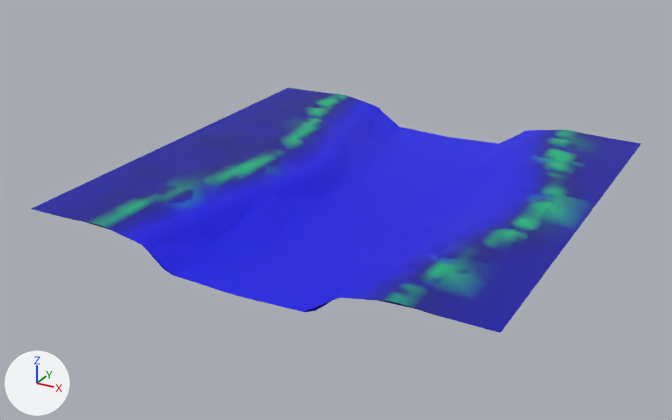
One commit to the glTF model assets/environments/kits/brine_shoals/channel_straight_a.glb: the scene before it, then after it.
The view is the same before and after, from a 50 mm lens placed at (21.1, -41.3, 18.2), pointed at (-1.0, -1.1, -1.9). The lights are fixed; the arrows at lower left show +X, +Y and +Z. The first picture is the older version.

The older version as bpy lines, for what is in view:
```python
me_channel_straight_a = bpy.data.meshes.new('channel_straight_a')
me_channel_straight_a.from_pydata(...)  # 2401 vertices, 4608 faces; spans x -12.0..12.0, y -12.0..12.0, z -1.6..0.2
me_channel_straight_a.materials.append(mat_bs_mud)
me_channel_straight_a_lod1 = bpy.data.meshes.new('channel_straight_a-lod1')
me_channel_straight_a_lod1.from_pydata(...)  # 225 vertices, 392 faces; spans x -12.0..12.0, y -12.0..12.0, z -1.6..0.2
me_channel_straight_a_lod1.materials.append(mat_bs_mud)
ob_channel_straight_a = bpy.data.objects.new('channel_straight_a', me_channel_straight_a)
ob_channel_straight_a.location = (0.0, 0.0, 0.0)
ob_channel_straight_a_lod1 = bpy.data.objects.new('channel_straight_a-lod1', me_channel_straight_a_lod1)
ob_channel_straight_a_lod1.location = (0.0, 0.0, 0.0)
```
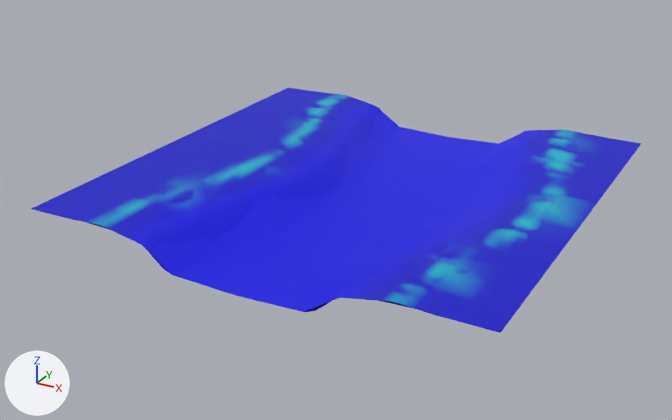
Boxes (x1, y1, x2, y2) around the edits, measured in the pictures (672 x 420 px):
part 1 of me_channel_straight_a, recoloured
    both: (40, 93, 619, 329)
part 2 of me_channel_straight_a, recoloured
    both: (85, 94, 581, 308)
part 3 of me_channel_straight_a_lod1, recoloured
    both: (31, 88, 641, 333)

What the commit changed:
me_channel_straight_a has 2401 vertices, 4608 faces and spans x -12.0..12.0, y -12.0..12.0, z -1.6..0.2.
me_channel_straight_a is used by ob_channel_straight_a; location (0.0, 0.0, 0.0).
me_channel_straight_a part 1: 1802 faces centred in x -11.8..11.8, y -11.8..11.8, z -0.2..0.1 are repainted in the vertex colours; the middle colour goes from blue #0000af to blue #0000e1.
me_channel_straight_a part 2: 445 faces centred in x -8.3..10.8, y -11.8..11.8, z 0.0..0.1 are repainted in the vertex colours; the middle colour goes from cyan #00908c to blue #0090e1.
me_channel_straight_a_lod1 has 225 vertices, 392 faces and spans x -12.0..12.0, y -12.0..12.0, z -1.6..0.2.
me_channel_straight_a_lod1 is used by ob_channel_straight_a_lod1; location (0.0, 0.0, 0.0).
me_channel_straight_a_lod1 part 3: 217 faces centred in x -11.4..11.4, y -11.4..11.4, z -0.6..0.1 are repainted in the vertex colours; the middle colour goes from blue #0000ac to blue #0000e1.
